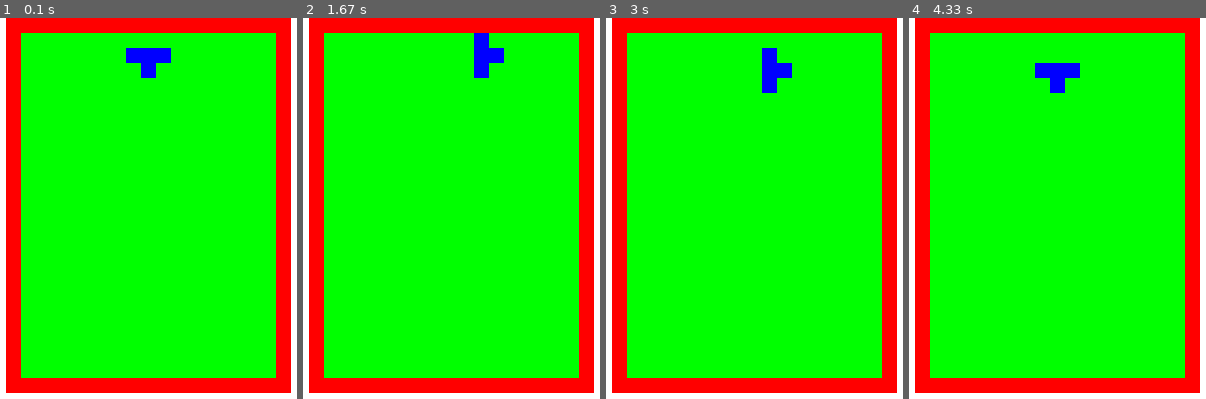
Above: before the commit, frames 1-4 (left to right).
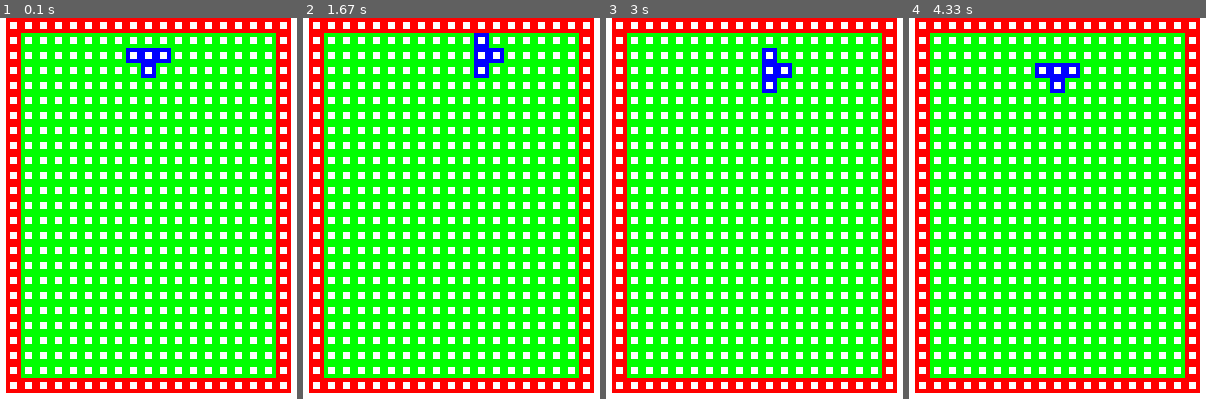
Above: after the commit, the same moments.

Repository: Hong-yeonggwang/Tetris-with-pygame
Game: pygame game, started from tetris.py
Two runs of this game, one before a commit and one after it. Both use one fixed random seed, a clock stepped at 60 frames per second and the inputs below.
Inputs:
- Up to frame 1 (0.1 s): no input
- Up to frame 2 (1.67 s): hold Right 0.33-0.8 s; hold Up 0.83-1.13 s; hold Right from 1.17 s (still down)
- Up to frame 3 (3 s): release Right at 1.72 s; hold Left 1.75-2.42 s; hold Down from 2.45 s (still down)
- Up to frame 4 (4.33 s): release Down at 3.27 s; hold Left 3.3-4.22 s; hold Up from 4.25 s (still down)

The runs differ from the first frame. In frame 1, 21% of the frame differs, in the area x 3-97%, y 1-98%; in frame 2, 21%; in frame 3, 21%; in frame 4, 21%.

Commit message:
화면 밖으로 나가는거 예외처리함

Diff:
--- a/tetris.py
+++ b/tetris.py
@@ -21,7 +21,7 @@
 class BlockG(Block): #게임안에서의 블록
     block_size = 0  ##블록의 사이즈
     block_shape = [] ##블록의 모양이 저장된 1차원 배열
-    block_position = [0,8] # (블럭의 위치 정보
+    block_position = [] # (블럭의 위치 정보
     def __init__(self): ## 생성자 생성시 Block에서 랜덤으로 블록을 만든후에 블럭의 모양과 사이즈를 결정함.
         b = Block()
         block = b.makeBlock()
@@ -102,16 +102,20 @@
         for i in range(len(self.board)):
             for j in range(len(self.board[i])):
                 if self.board[i][j][0] == 0:
-                    pygame.draw.rect(screen,(0,255,0),(108+15*j,15*i,15,15))
+                    pygame.draw.rect(screen,(0,255,0),(108+15*j,15*i,15,15),4)
 
                 else:
                     if self.board[i][j][1] == 0:
-                        pygame.draw.rect(screen,(255,0,0),(108+15*j,15*i,15,15))
+                        pygame.draw.rect(screen,(255,0,0),(108+15*j,15*i,15,15),4)
                     elif self.board[i][j][1] == 1:
-                        pygame.draw.rect(screen,(0,0,255),(108+15*j,15*i,15,15))
+                        pygame.draw.rect(screen,(0,0,255),(108+15*j,15*i,15,15),4)
     def insertBlockTOBoard(self,block):
         col_cnt = 0
         row_cnt = 0
+        for i in range(block.block_size):
+            for j in range(block.block_size):
+                if self.board[i+block.block_position[1]][j+block.block_position[0]][0] == 1:
+                    return True
         for i in range(len(block.block_shape)):
             if block.block_shape[i] == 1:
                 self.board[row_cnt+block.block_position[1]][col_cnt+block.block_position[0]] = [1,1]
@@ -190,7 +194,10 @@
                 if event.key == pygame.K_DOWN:
                     board.delBlockToBoard(block[0])
                     block[0].block_position[1] += 1
-                    board.insertBlockTOBoard(block[0])
+                    if board.insertBlockTOBoard(block[0]) == True:
+                        block[0].block_position[1] -= 1
+                        board.insertBlockTOBoard(block[0])
+                        blockDel()
                     board.drawboard(block[0].block_position)
                     print(block[0].block_position)
                     pygame.display.update()
@@ -203,13 +210,17 @@
                 elif event.key == pygame.K_LEFT:
                     board.delBlockToBoard(block[0])
                     block[0].block_position[0] -= 1
-                    board.insertBlockTOBoard(block[0])
+                    if board.insertBlockTOBoard(block[0]) == True:
+                        block[0].block_position[0] += 1
+                        board.insertBlockTOBoard(block[0])
                     board.drawboard(block[0].block_position)
                     pygame.display.update()
                 elif event.key == pygame.K_RIGHT:
                     board.delBlockToBoard(block[0])
                     block[0].block_position[0] += 1
-                    board.insertBlockTOBoard(block[0])
+                    if board.insertBlockTOBoard(block[0]) == True:
+                        block[0].block_position[0] -= 1
+                        board.insertBlockTOBoard(block[0])
                     board.drawboard(block[0].block_position)
                     pygame.display.update()
 runGame()
